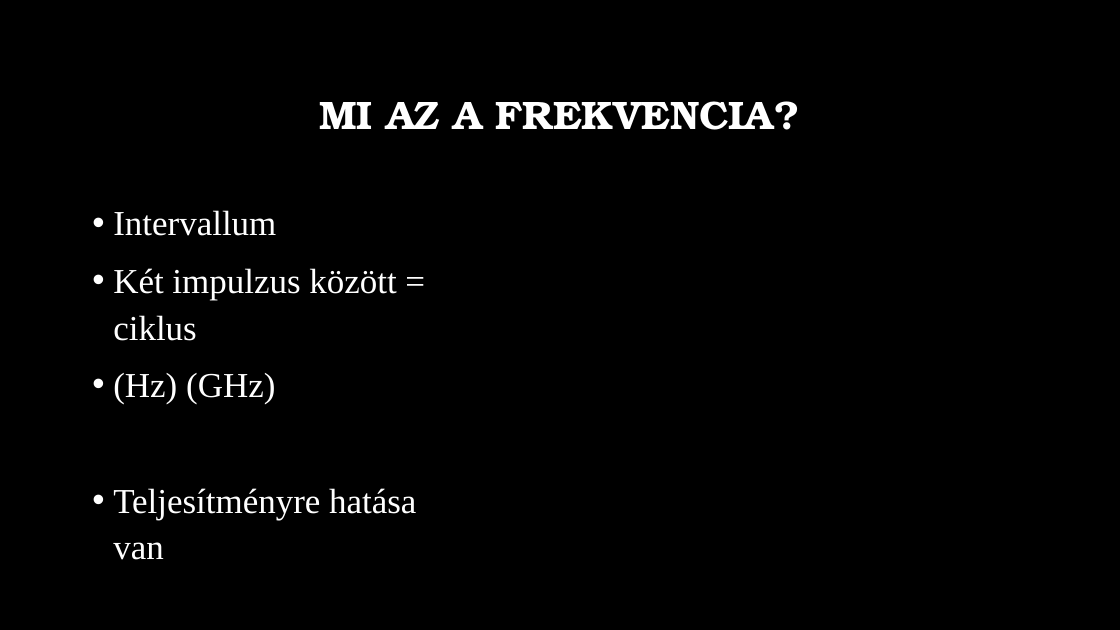
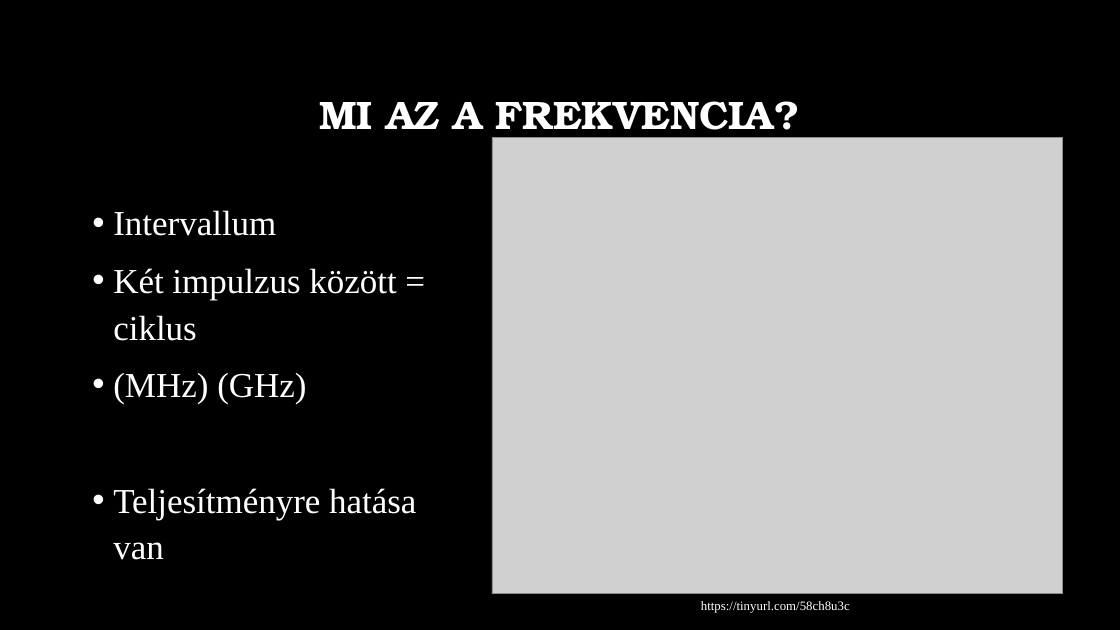
Before and after one commit to MszrsRicsi/Paprika, a slide deck: slide 10 of Processzorok.pptx (slide 5 before the commit). Drawn at 1120x630 pixels with LibreOffice and Linux fonts; fonts in the diff are those of the drawing; grey boxes stand for pictures; background and template pictures are left out. Boxes give left, top, right and bottom in pixels: in the first picture for what was removed or moved away, otherwise in the second. Text is boxed around its words. In the diff, an @@ line names an element or a change of style, - is before the commit and + after.

```diff
--- a/Processzorok.pptx
+++ b/Processzorok.pptx
@@ picture added at (492,138,1063,594) @@
@@ text at (113,373,306,405): text changed @@
-• (Hz) (GHz)
+• (MHz) (GHz)
@@ text added at (701,601,850,613), 11 pt, text #FFFFFF @@
+https://tinyurl.com/58ch8u3c
```
Also in this commit, not shown: 2 other slides changed, 6 slides added, 4 slides removed.
